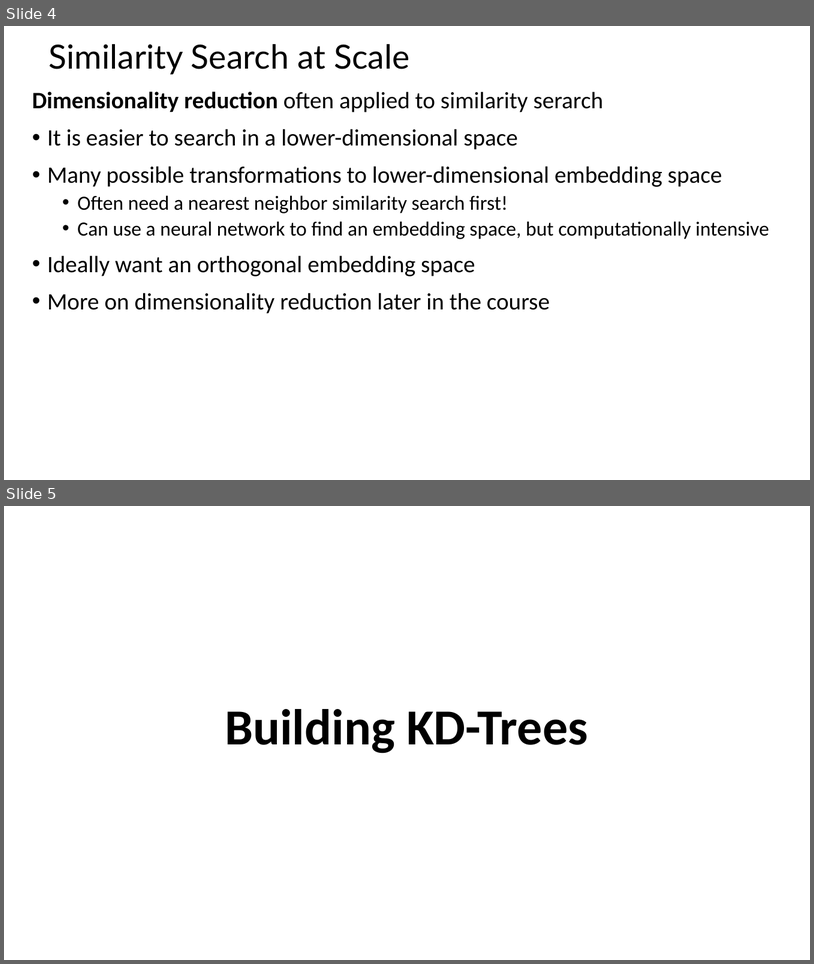
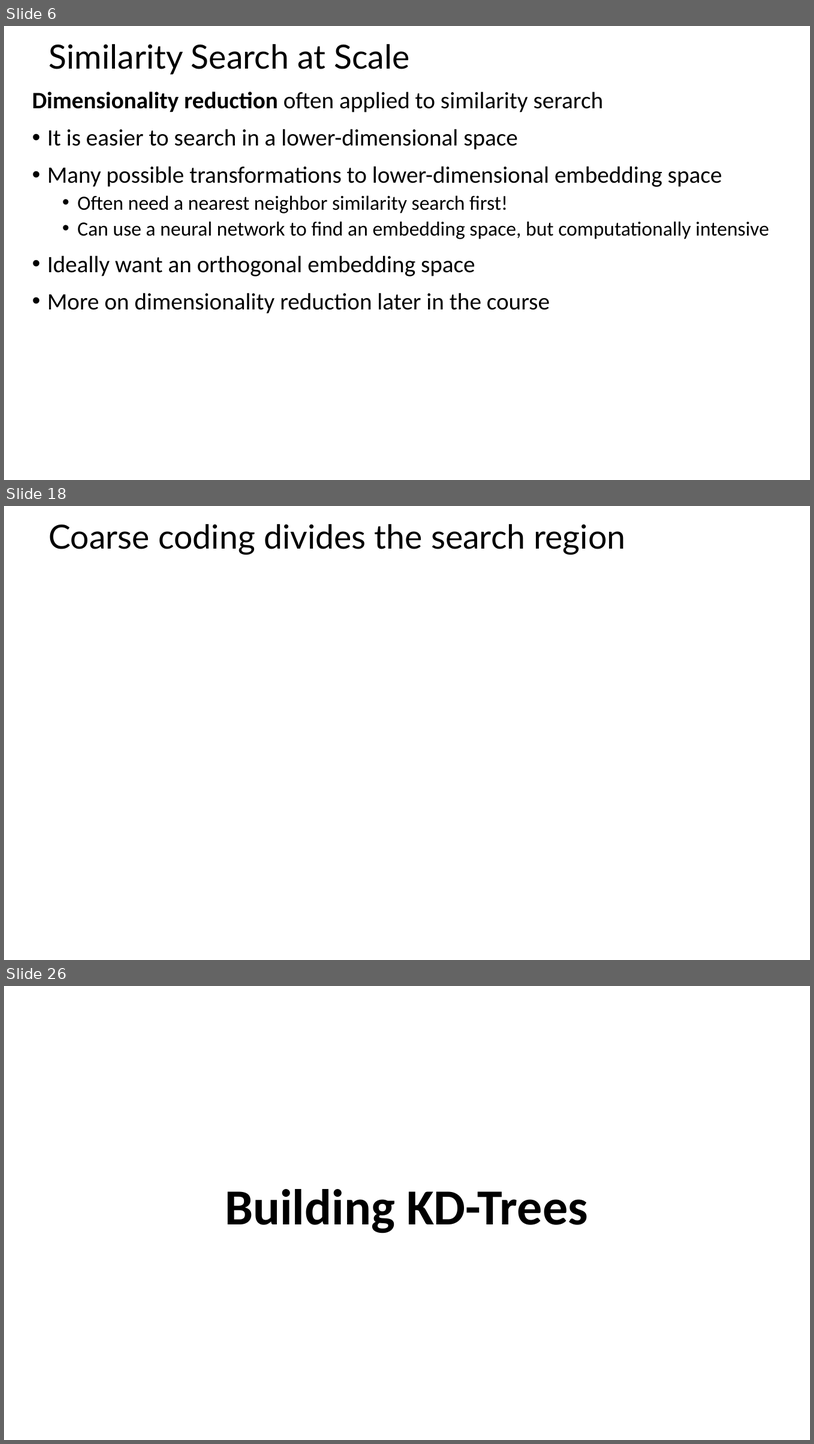
Before and after one commit to tenevian/Harvard-SSP-Data-Mining, a slide deck: slides/5_EfficientSimilaritySearch.pptx. Shown one above the other, each under a label of ours: slides 4 and 5 before the commit, slides 6, 18 and 26 after it; the slides between them are not shown. The pictures are 814x964 and 814x1444 pixels, drawn with LibreOffice and Linux fonts; fonts in the diff are those of the drawing; grey boxes stand for pictures. Boxes give left, top, right and bottom in pixels: in the first picture for what was removed or moved away, otherwise in the second. Text is boxed around its words. In the diff, an @@ line names an element or a change of style, - is before the commit and + after.

```diff
--- a/slides/5_EfficientSimilaritySearch.pptx
+++ b/slides/5_EfficientSimilaritySearch.pptx
@@ slide 18 added at [4,506,810,960], background #FFFFFF @@
@@ title added at [48,524,626,555], 39.6 pt, text #000000 @@
+Coarse coding divides the search region
@@ what was slide 4 is now slide 6 @@
@@ what was slide 5 is now slide 26 @@
```
Also in this commit, not shown: 2 slides changed, 20 other slides added.
